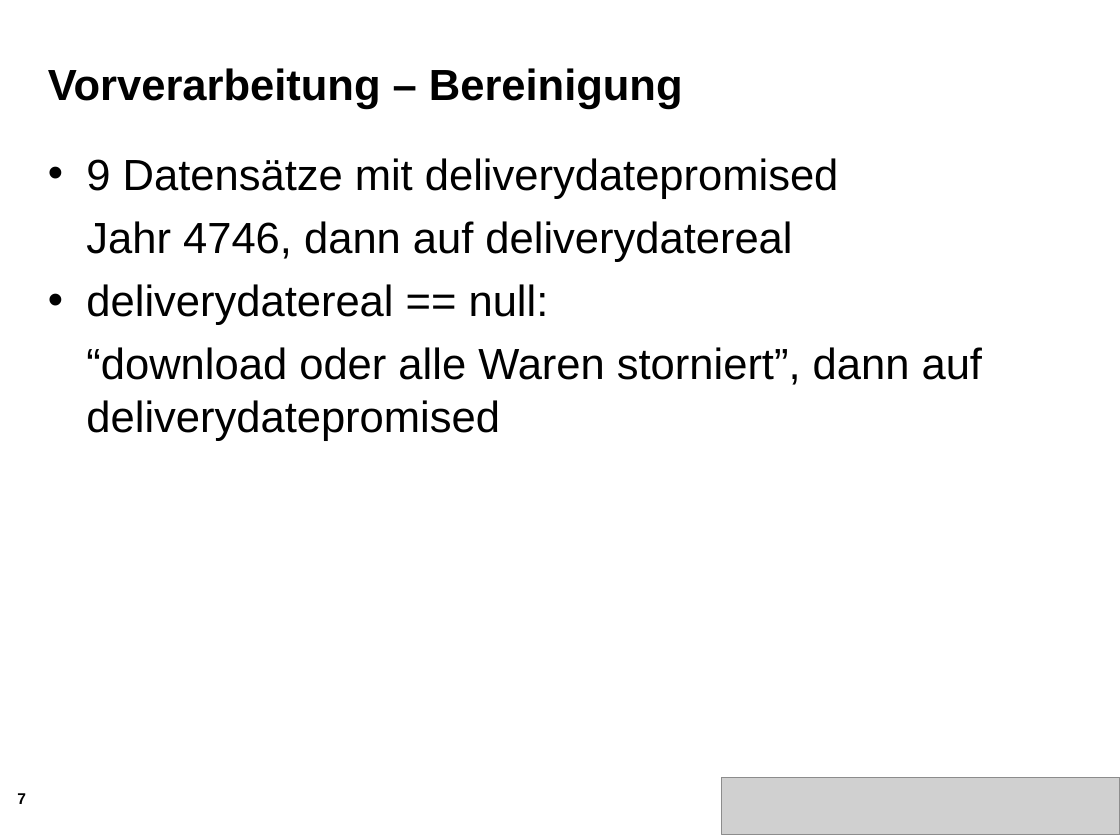
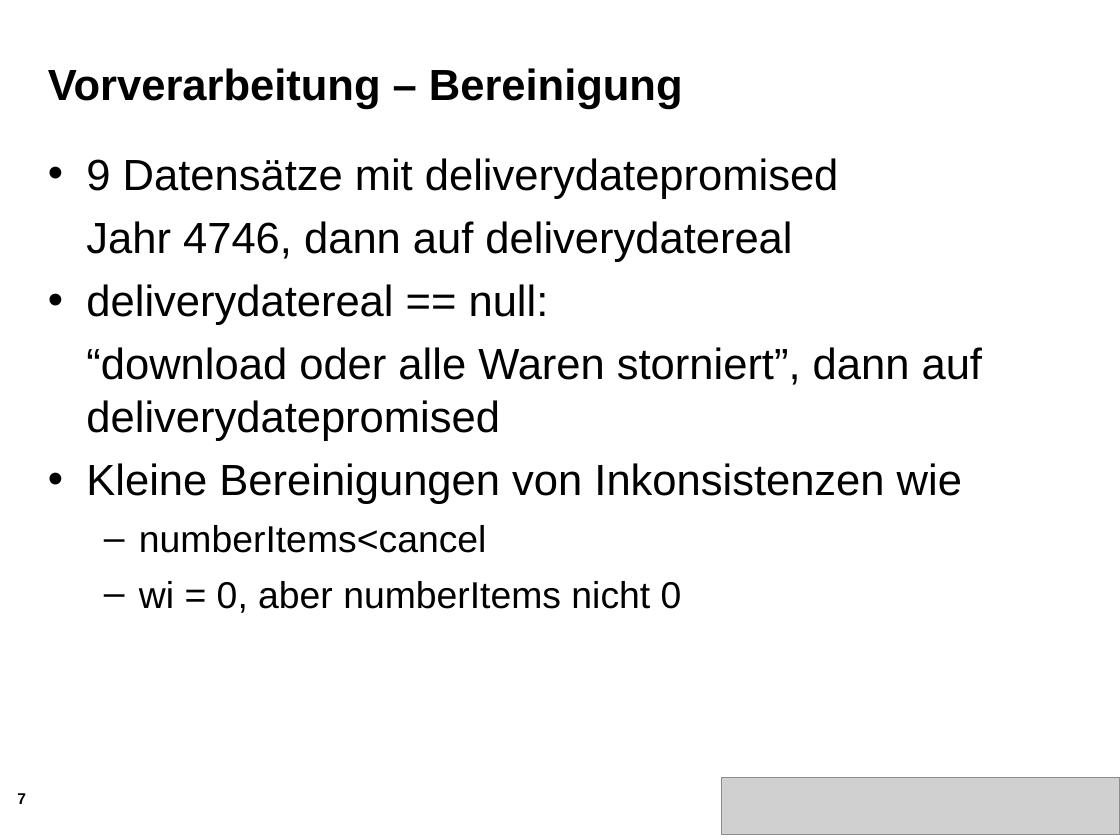
Before and after one commit to majdi14789/dwm10, a slide deck: slide 7 of Zwischenpräsentation/Zwischenstand1.ppt. Drawn at 1120x840 pixels with LibreOffice and Linux fonts; fonts in the diff are those of the drawing; grey boxes stand for pictures; background and template pictures are left out. Boxes give left, top, right and bottom in pixels: in the first picture for what was removed or moved away, otherwise in the second. Text is boxed around its words. In the diff, an @@ line names an element or a change of style, - is before the commit and + after.

```diff
--- a/Zwischenpräsentation/Zwischenstand1.ppt
+++ b/Zwischenpräsentation/Zwischenstand1.ppt
@@ text at bbox=[86, 463, 962, 613]: paragraphs added @@
+• Kleine Bereinigungen von Inkonsistenzen wie
+  – numberItems<cancel
+  – wi = 0, aber numberItems nicht 0
```
Also in this commit, not shown: 7 other slides changed.
